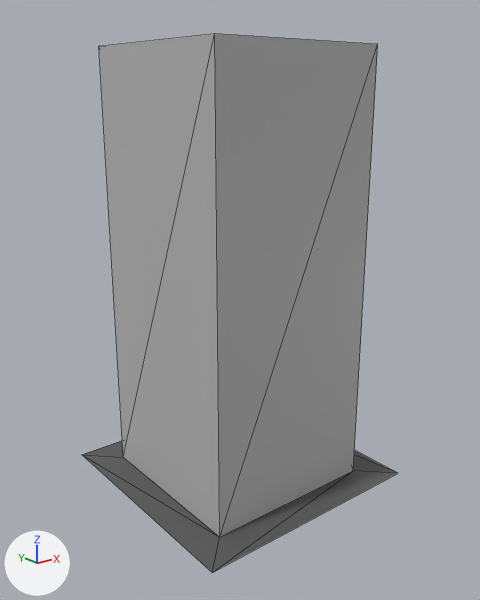
A saved change to the glTF model assets/buildings/1x1_Skyscraper.col.glb.
One viewpoint serves both versions: a camera (50 mm lens) standing at (-32.3, -41.0, 31.5) and looking at (-0.2, -0.8, 15.5). The axes (+X, +Y, +Z) are drawn at lower left. The lights are the same throughout. Mesh edges are drawn as thin lines. Vertices at the same position are counted once.

Objects in the first picture: '1x1_Skyscraper.col'.
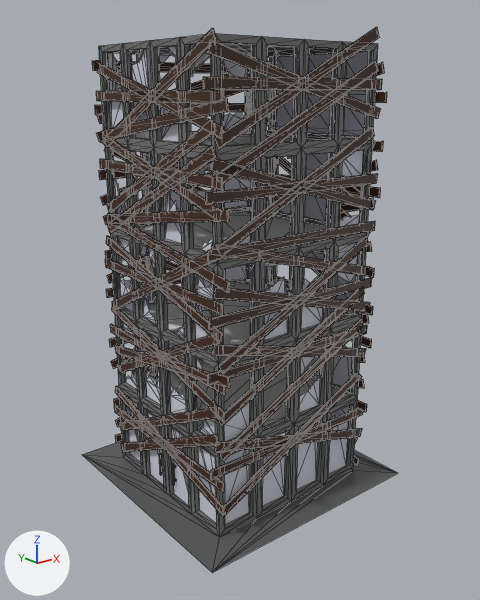
Changed parts and their boxes [x1, y1, x2, y2] in the pictures (480 x 600 px):
```json
{"object": "1x1_Skyscraper.col", "change": "recoloured, reshaped", "before": [82, 33, 398, 572], "after": [82, 27, 398, 572]}
{"part": 1, "of": "me_plane_016", "change": "added", "after": [83, 27, 396, 572]}
```

The change, as JSON lines over the scene's bpy script:
```json
{"op": "set", "path": "mat_material_039.base_color", "old": "(0.473, 0.473, 0.473)", "new": "(0.175, 0.175, 0.175)", "note": "grey #b7b7b7 -> grey #747474"}
{"op": "add", "block": "mat_material_001", "code": ["mat_material_001 = principled_material('Material.001')", "mat_material_001.base_color = (0.0522, 0.017, 0.0059)  # brown #412312"]}
{"op": "add", "block": "mat_blak", "code": ["mat_blak = principled_material('Blak')", "mat_blak.base_color = (0.836, 0.836, 0.836)  # white #ececec"]}
{"op": "add", "block": "mat_glass", "code": ["mat_glass = principled_material('gLASS')", "mat_glass.base_color = (0.69, 0.702, 0.8)  # white #d8dae7"]}
{"block": "me_plane_016", "where": "# used by ob_1x1_skyscraper_col; location = (0.0, 0.0, 0.0)"}
{"op": "remove", "block": "me_plane_016", "code": "me_plane_016.from_pydata(...)  # 12 vertices, 18 faces; spans x -10.0..10.0, y -10.0..10.0, z 0.0..34.8"}
{"op": "add", "block": "me_plane_016", "code": "me_plane_016.from_pydata(...)  # 2060 vertices, 3298 faces; spans x -10.0..10.0, y -10.0..10.0, z 0.0..35.9"}
{"block": "me_plane_016", "change": "me_plane_016 part 1: 2048 vertices added at x -8.2..8.3, y -8.6..8.2, z 0.0..35.9"}
{"op": "add", "block": "me_plane_016", "code": "me_plane_016.materials.append(mat_glass)  # white #d8dae7"}
{"op": "add", "block": "me_plane_016", "code": "me_plane_016.materials.append(mat_blak)  # white #ececec"}
{"op": "add", "block": "me_plane_016", "code": "me_plane_016.materials.append(mat_material_001)  # brown #412312"}
```
